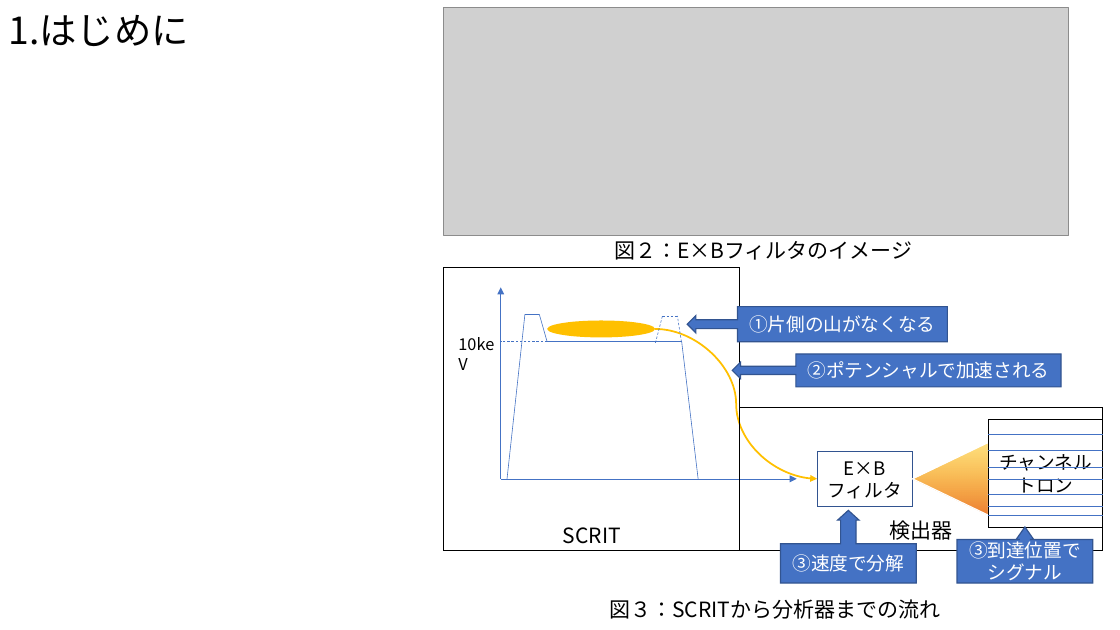
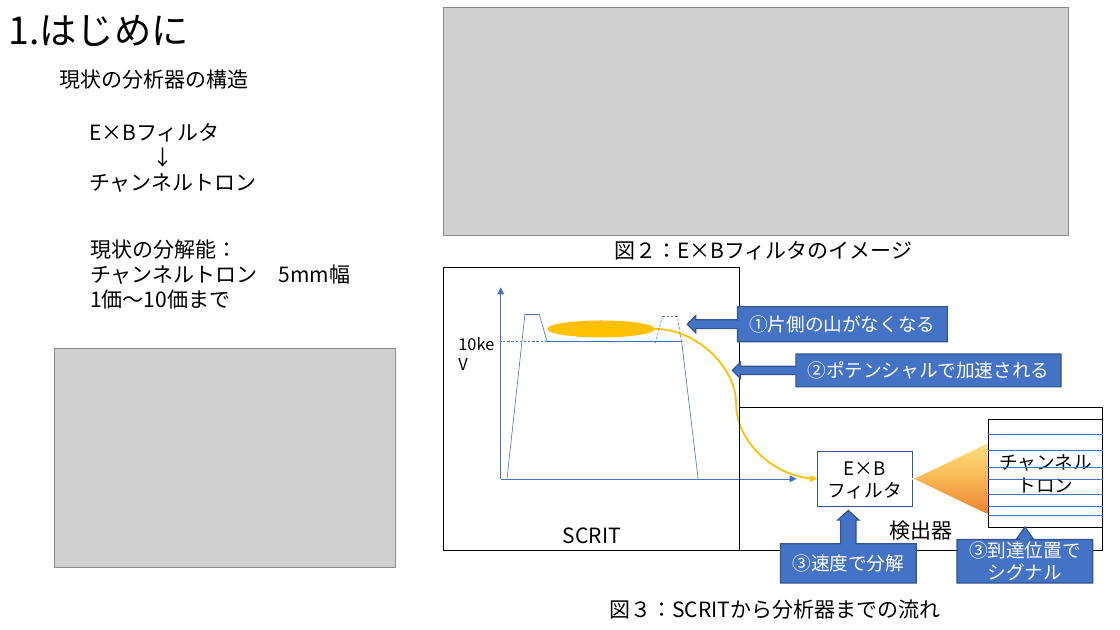
Before and after one commit to Takeuchi-yuya/Ksimulation, a slide deck: slide 3 of docs/中間発表.pptx. Drawn at 1120x630 pixels with LibreOffice and Linux fonts; fonts in the diff are those of the drawing; grey boxes stand for pictures. Boxes give left, top, right and bottom in pixels: in the first picture for what was removed or moved away, otherwise in the second. Text is boxed around its words. In the diff, an @@ line names an element or a change of style, - is before the commit and + after.

```diff
--- a/docs/中間発表.pptx
+++ b/docs/中間発表.pptx
@@ text added at box(59, 69, 248, 89), 18 pt, text #000000 @@
+現状の分析器の構造
@@ text added at box(89, 123, 256, 192), 18 pt, text #000000 @@
+E×Bフィルタ
+↓
+チャンネルトロン
@@ text added at box(90, 239, 257, 309), 18 pt, text #000000 @@
+現状の分解能：
+チャンネルトロン 5mm幅
+1価～10価まで
@@ picture added at box(54, 349, 395, 568) @@
```
Also in this commit, not shown: 9 other slides changed, 1 slide removed, 1 other file.
